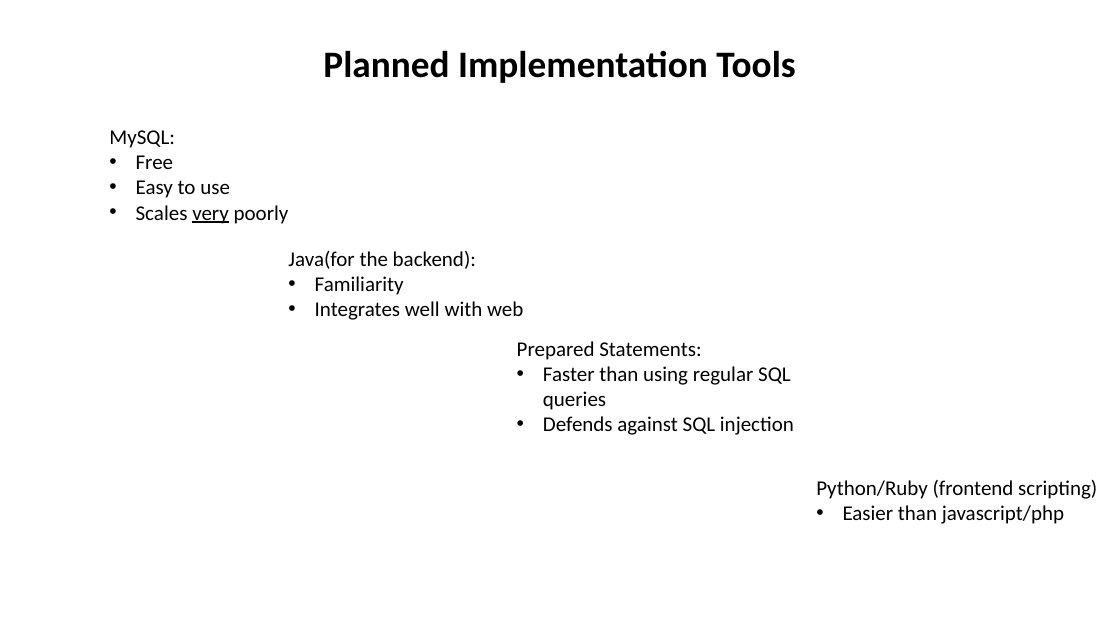
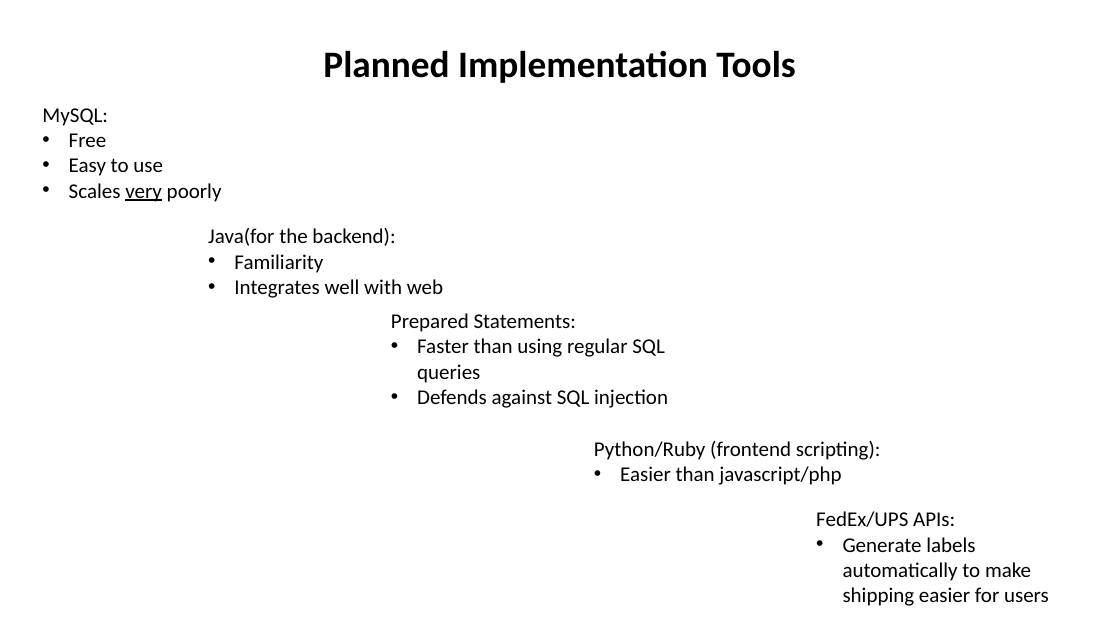
Before and after one commit to JLudwig2552/cmpsc431w-group-work, a slide deck: slide 9 of Data Inceptionists.pptx. Drawn at 1120x630 pixels with LibreOffice and Linux fonts; fonts in the diff are those of the drawing. Boxes give left, top, right and bottom in pixels: in the first picture for what was removed or moved away, otherwise in the second. Text is boxed around its words. In the diff, an @@ line names an element or a change of style, - is before the commit and + after.

Commit message:
added shipping apis to powerpoint

```diff
--- a/Data Inceptionists.pptx
+++ b/Data Inceptionists.pptx
@@ text "MySQL:": place and size @@
-text "MySQL:" at <box>109,130,289,224</box>
+text "MySQL:" at <box>42,108,222,202</box>
@@ text "Java(for the backend):": place and size @@
-text "Java(for the backend):" at <box>288,251,523,320</box>
+text "Java(for the backend):" at <box>208,228,443,298</box>
@@ text "Prepared Statements:": place and size @@
-text "Prepared Statements:" at <box>517,341,794,435</box>
+text "Prepared Statements:" at <box>391,313,668,408</box>
@@ text "Python/Ruby (frontend scripting):": place and size @@
-text "Python/Ruby (frontend scripting):" at <box>816,480,1097,524</box>
+text "Python/Ruby (frontend scripting):" at <box>594,441,881,485</box>
@@ text at <box>594,441,881,460</box>: text changed @@
-Python/Ruby (frontend scripting)
+Python/Ruby (frontend scripting):
@@ text added at <box>816,511,1049,606</box>, 18 pt, text #000000 @@
+FedEx/UPS APIs:
+• Generate labels automatically to make shipping easier for users
```
